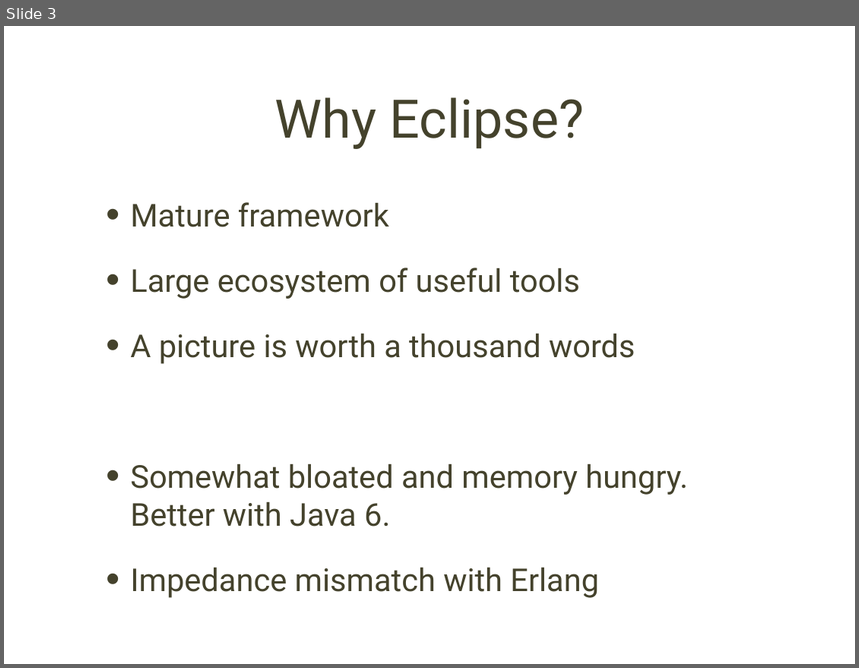
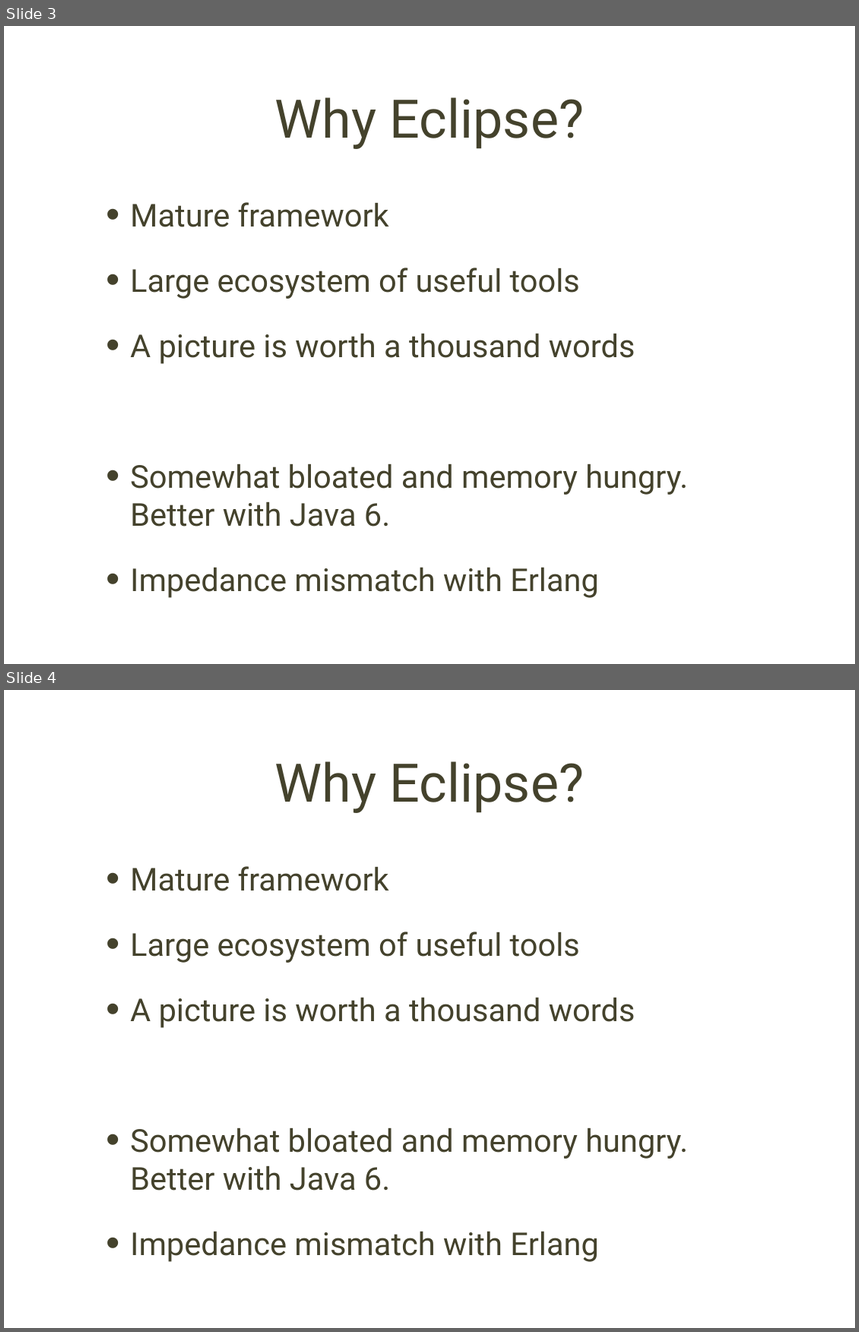
Before and after one commit to erlang/erlide_eclipse, a slide deck: org.erlide.docs/Erlide 2008.ppt. Shown one above the other, each under a label of ours: slide 3 before the commit, slides 3 and 4 after it. The pictures are 859x668 and 859x1332 pixels, drawn with LibreOffice and Linux fonts; fonts in the diff are those of the drawing; background and template pictures are left out. Boxes give left, top, right and bottom in pixels: in the first picture for what was removed or moved away, otherwise in the second. Text is boxed around its words. In the diff, an @@ line names an element or a change of style, - is before the commit and + after.

```diff
--- a/org.erlide.docs/Erlide 2008.ppt
+++ b/org.erlide.docs/Erlide 2008.ppt
@@ slide 4 added at [4,690,855,1328], background picture (left out) @@
@@ title added at [275,761,584,813], 64 pt, text #44422C @@
+Why Eclipse?
@@ text added at [130,866,688,1262], 38 pt, text #44422C @@
+• Mature framework
+• Large ecosystem of useful tools
+• A picture is worth a thousand words
+• Somewhat bloated and memory hungry. Better with Java 6.
+• Impedance mismatch with Erlang
```
Also in this commit, not shown: 2 slides changed, 1 slide removed.
